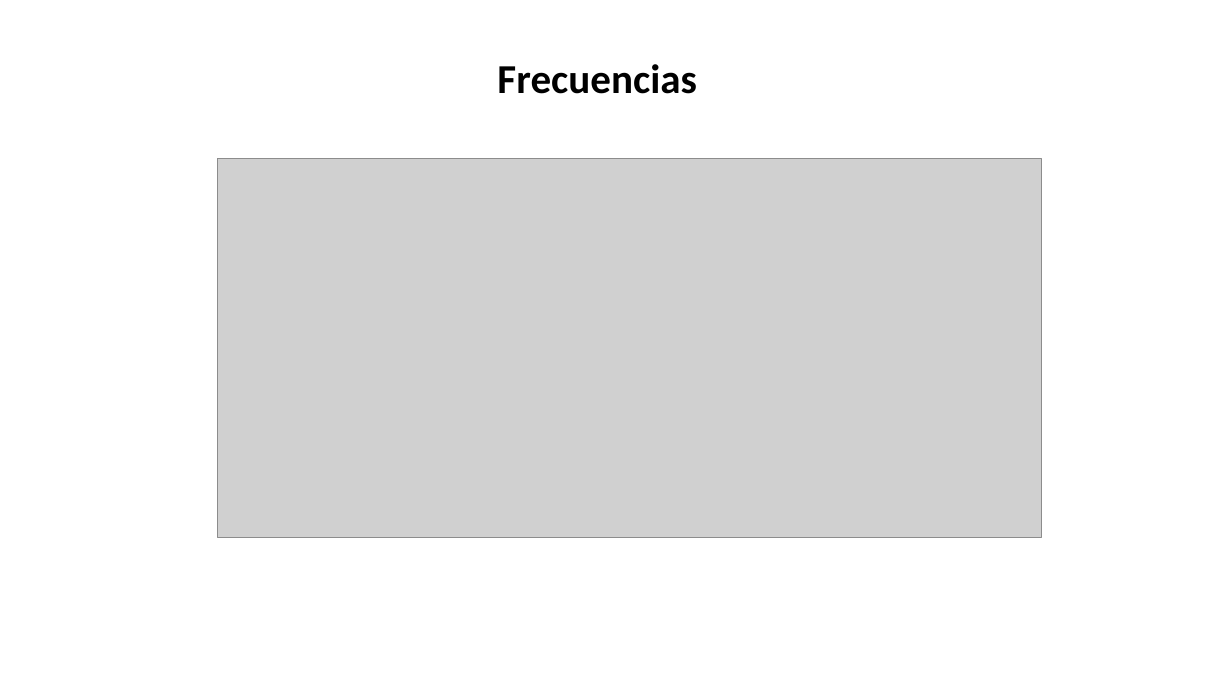
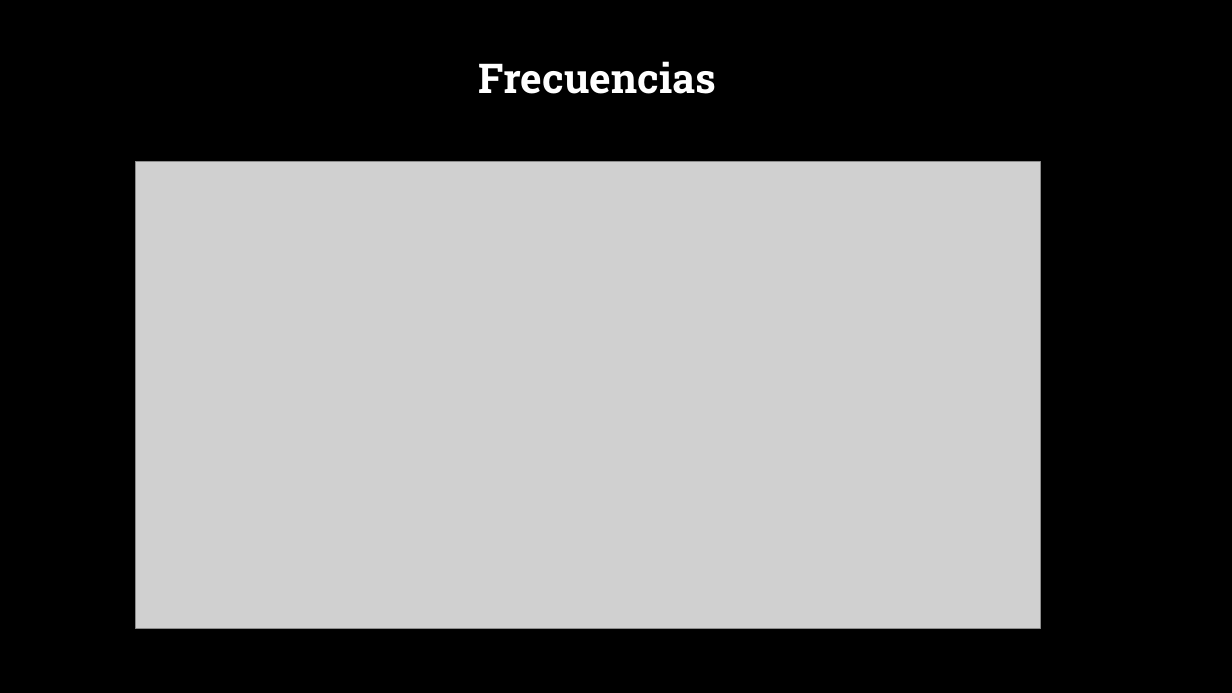
Before and after one commit to SM-ROOT/SM-ROOT, a slide deck: slide 11 of 9°A/Telecomunicaciones/RA_9A_U4_E2.pptx (slide 8 before the commit). Drawn at 1232x693 pixels with LibreOffice and Linux fonts; fonts in the diff are those of the drawing; grey boxes stand for pictures; background and template pictures are left out. Boxes give left, top, right and bottom in pixels: in the first picture for what was removed or moved away, otherwise in the second. Text is boxed around its words. In the diff, an @@ line names an element or a change of style, - is before the commit and + after.

```diff
--- a/9°A/Telecomunicaciones/RA_9A_U4_E2.pptx
+++ b/9°A/Telecomunicaciones/RA_9A_U4_E2.pptx
@@ background #FFFFFF to picture (left out) @@
@@ text "Frecuencias" at <box>478,61,716,94</box>: font Calibri to Roboto Slab, text colour #000000 to #FFFFFF @@
@@ picture: place and size @@
-picture at <box>218,159,1042,538</box>
+picture at <box>135,162,1041,628</box>
```
Also in this commit, not shown: 5 other slides changed, 8 slides added, 12 slides removed, 1 other file.
